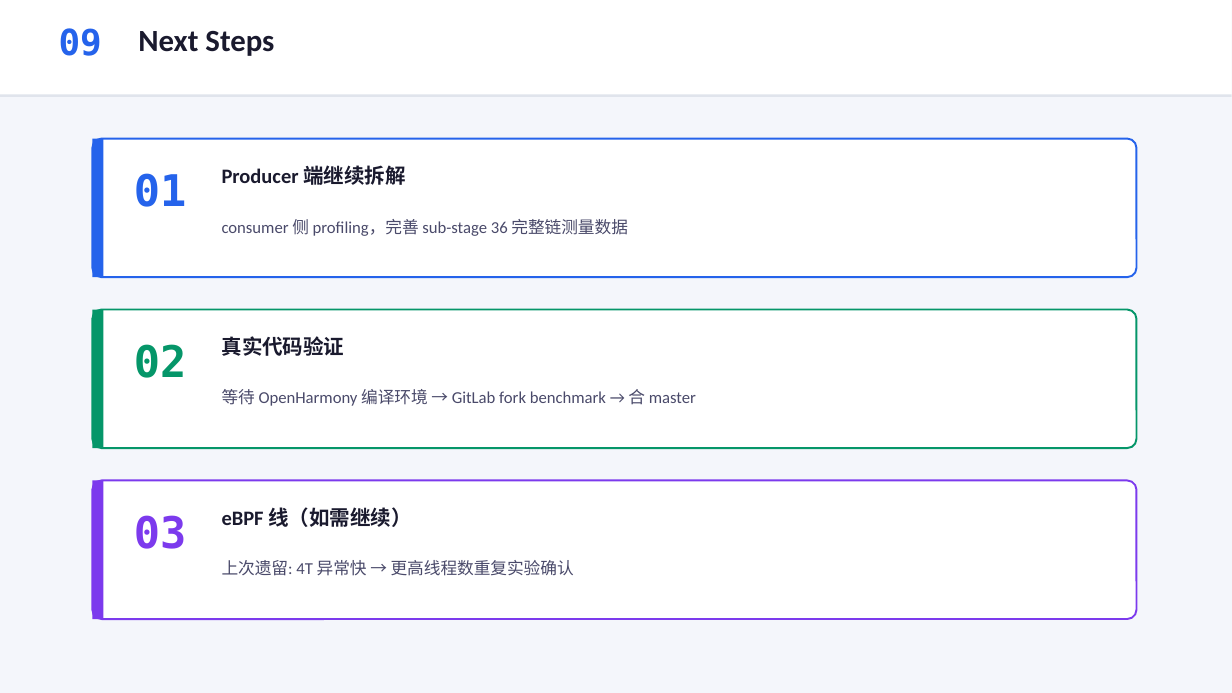
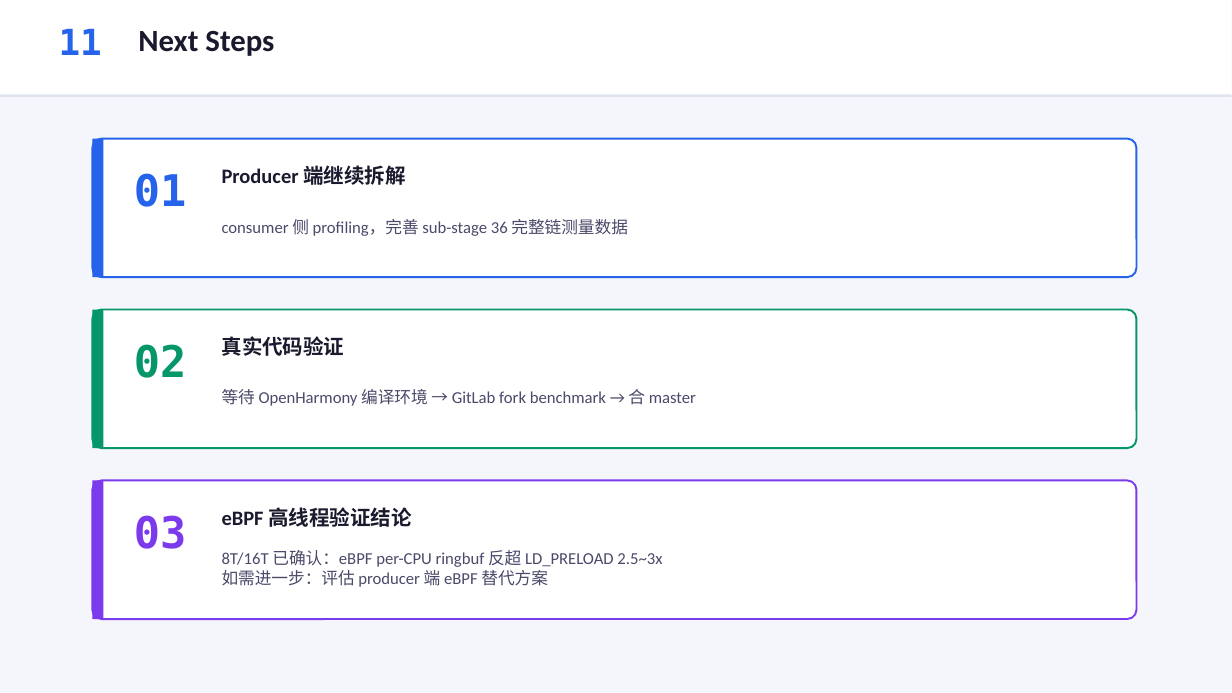
Before and after one commit to YiChiChen1106/Nativehook_linux_planb, a slide deck: slide 11 of presentation/native_hook_progress_2026-06-05.pptx (slide 10 before the commit). Drawn at 1232x693 pixels with LibreOffice and Linux fonts; fonts in the diff are those of the drawing. Boxes give left, top, right and bottom in pixels: in the first picture for what was removed or moved away, otherwise in the second. Text is boxed around its words. In the diff, an @@ line names an element or a change of style, - is before the commit and + after.

```diff
--- a/presentation/native_hook_progress_2026-06-05.pptx
+++ b/presentation/native_hook_progress_2026-06-05.pptx
@@ text at bbox=[59, 28, 102, 55]: text changed @@
-09
+11
@@ text at bbox=[222, 507, 411, 527]: text changed @@
-eBPF 线（如需继续）
+eBPF 高线程验证结论
@@ text at bbox=[222, 550, 662, 587]: text changed @@
-上次遗留: 4T 异常快 → 更高线程数重复实验确认
+8T/16T 已确认：eBPF per-CPU ringbuf 反超 LD_PRELOAD 2.5~3x
+如需进一步：评估 producer 端 eBPF 替代方案
```
Also in this commit, not shown: 5 other slides changed, 1 slide added, 2 other files.
